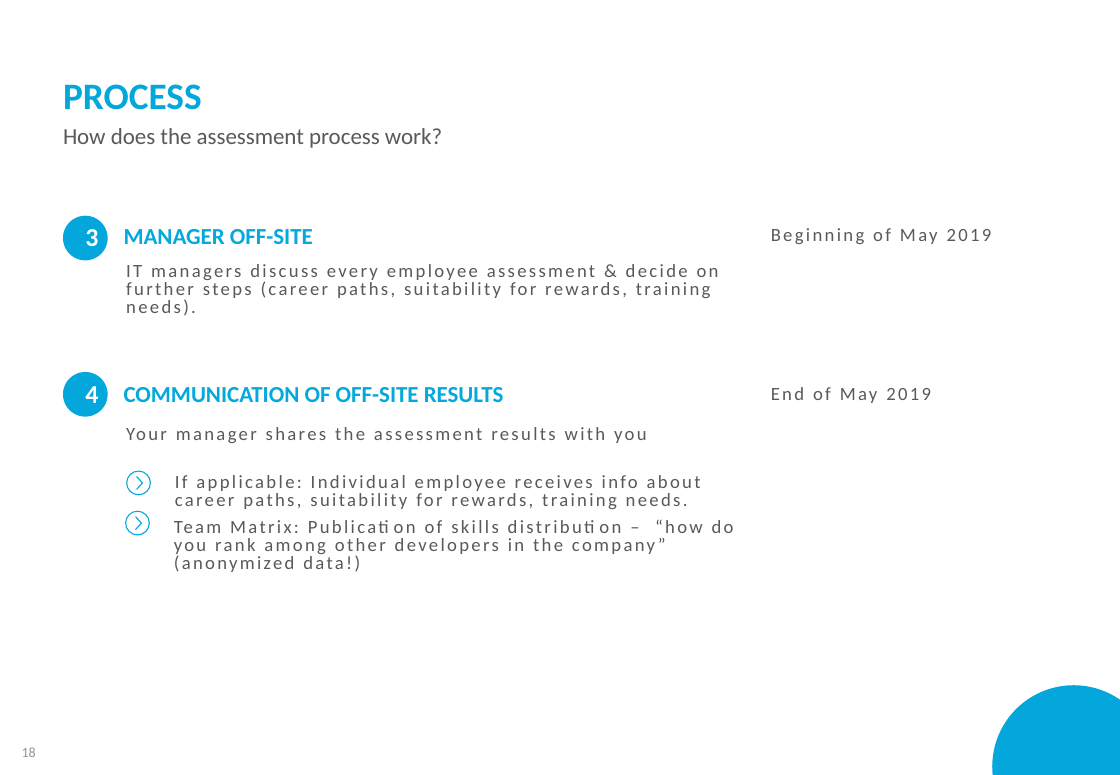
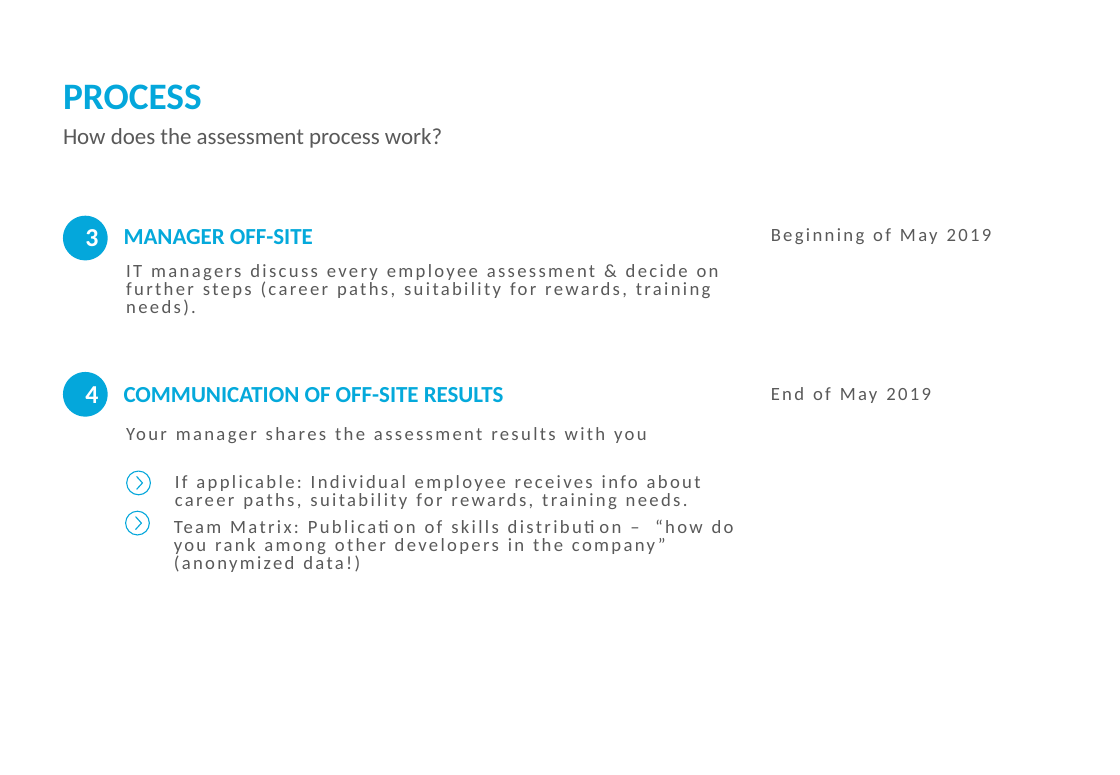
Before and after one commit to RossMerr/md, a slide deck: slide 17 of team/HR & Development/IT Skills Assessment.pptx (slide 18 before the commit). Drawn at 1120x775 pixels with LibreOffice and Linux fonts; fonts in the diff are those of the drawing; background and template pictures are left out. Boxes give left, top, right and bottom in pixels: in the first picture for what was removed or moved away, otherwise in the second. Text is boxed around its words. In the diff, an @@ line names an element or a change of style, - is before the commit and + after.

```diff
--- a/team/HR & Development/IT Skills Assessment.pptx
+++ b/team/HR & Development/IT Skills Assessment.pptx
@@ ellipse removed at <box>993,686,1120,775</box> @@
@@ page number removed at <box>22,747,36,757</box> @@
-18
```
Also in this commit, not shown: 19 other slides changed, 3 slides removed, 2 other files.
